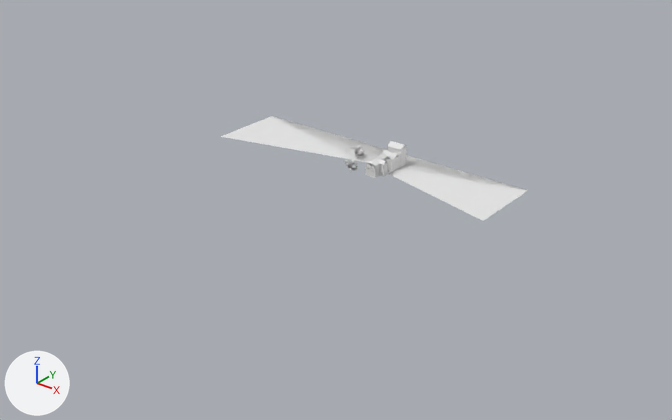
Renders of the OBJ model projects/hichaukitoden-game/assets/environments/st_maria_town/praca/environment.obj from each side of a commit.
Rendered twice from a 50 mm lens placed at (243.0, -311.0, 171.0), pointed at (3.0, -11.0, -15.0). Every picture has the same lights, and +X, +Y and +Z are marked at lower left. The picture after the commit comes second. Where no turn or scale is listed for an object, it has been applied to the vertices.

The older version as bpy lines, for what is in view:
```python
me_environment = bpy.data.meshes.new('environment')
me_environment.from_pydata(...)  # 6217 vertices, 9304 faces; spans x -76.0..76.0, y -5.0..33.0, z 0.0..11.0
me_environment.materials.append(mat_environmentbakedatlas)  # white #e7e7e7
ob_environment = bpy.data.objects.new('environment', me_environment)
ob_environment.location = (0.0, 0.0, 0.0)
```
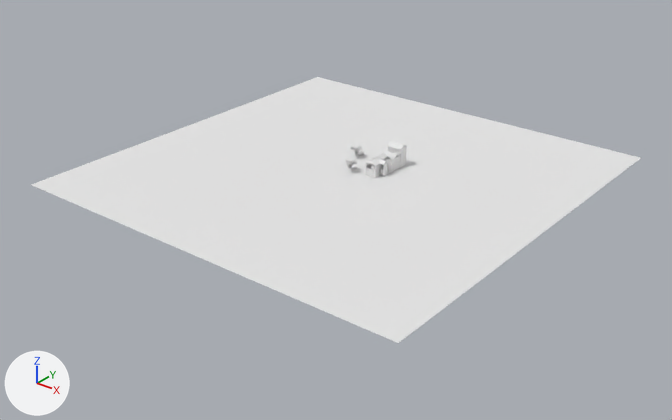
The change, as a list of edits to the scene's bpy script:
```text
Change me_environment:
    used by ob_environment; location = (0.0, 0.0, 0.0)
    remove me_environment.from_pydata(...)  # 6217 vertices, 9304 faces; spans x -76.0..76.0, y -5.0..33.0, z 0.0..11.0
    add me_environment.from_pydata(...)  # 5084 vertices, 5854 faces; spans x -100.0..100.0, y -100.0..100.0, z 0.0..11.0
    me_environment part 1: 227 vertices moved within x -9.0..15.0, y -2.0..23.0, z 0.0..8.0; 688 vertices removed from x -9.0..17.0, y -2.0..23.0, z 0.0..9.0
    me_environment part 2: 4 vertices added at x -100.0..100.0, y -100.0..100.0, z 0.0
    other edits to the shape of me_environment do not show in these pictures
```

Boxes [x1, y1, x2, y2] around the edits, measured in the pictures (672 x 420 px):
'environment', reshaped: before [221, 116, 528, 221]; after [31, 77, 641, 343]
part 1 of me_environment, cut back: before [347, 145, 403, 177]; after [346, 145, 374, 171]
part 2 of me_environment, added: after [31, 77, 641, 343]
